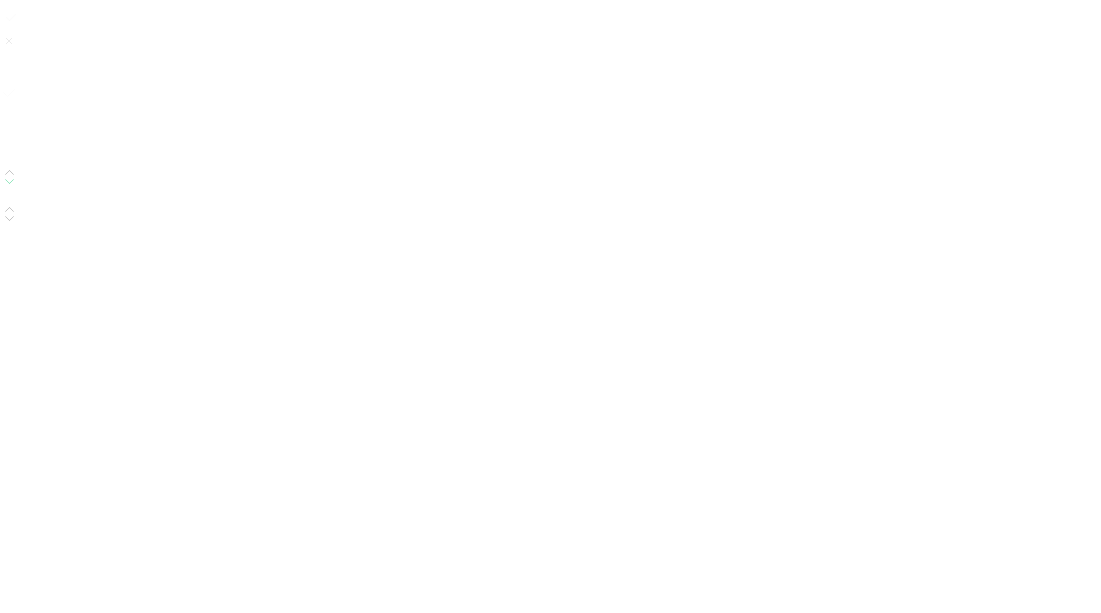
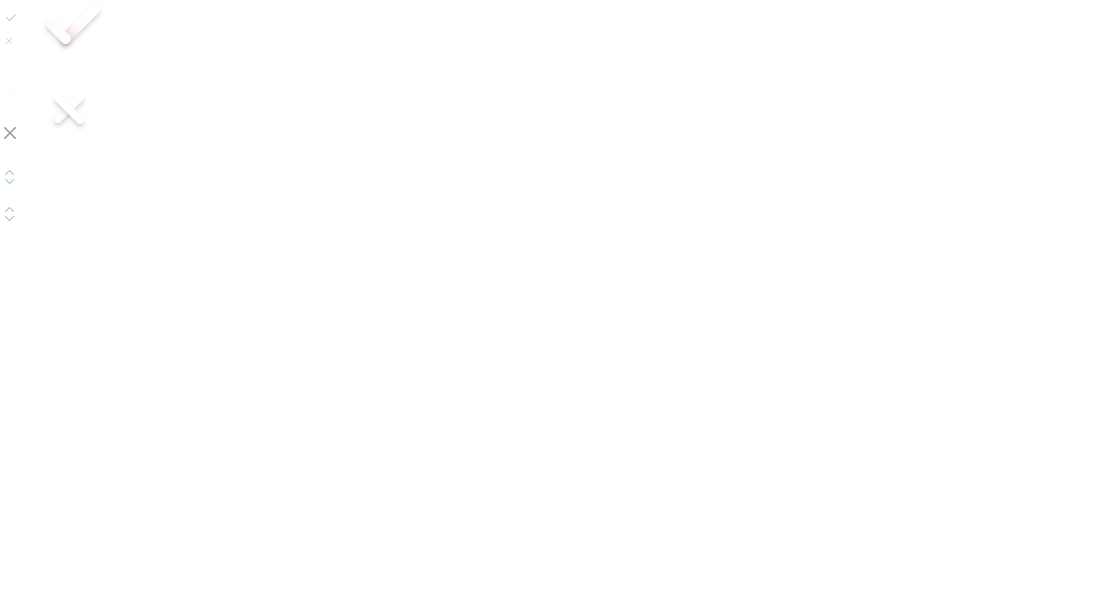
The second 1101 × 613 image is a revision of the first. Changes to its layers:
added layer "圆角矩形 3 拷贝" (1st of 2) above "圆角矩形 3" over [54, 94, 84, 124]
added layer "圆角矩形 3" (1st of 2) above "圆角矩形 3 拷贝" over [54, 94, 84, 123]
added layer "圆角矩形 3 拷贝" (2nd of 2) above "图层 1" over [46, 19, 71, 44]
added layer "图层 1" (53%) above "圆角矩形 3" over [60, 6, 100, 43]
added layer "圆角矩形 3" (2nd of 2) above "矩形 5 拷贝 2" over [60, 4, 100, 44]
